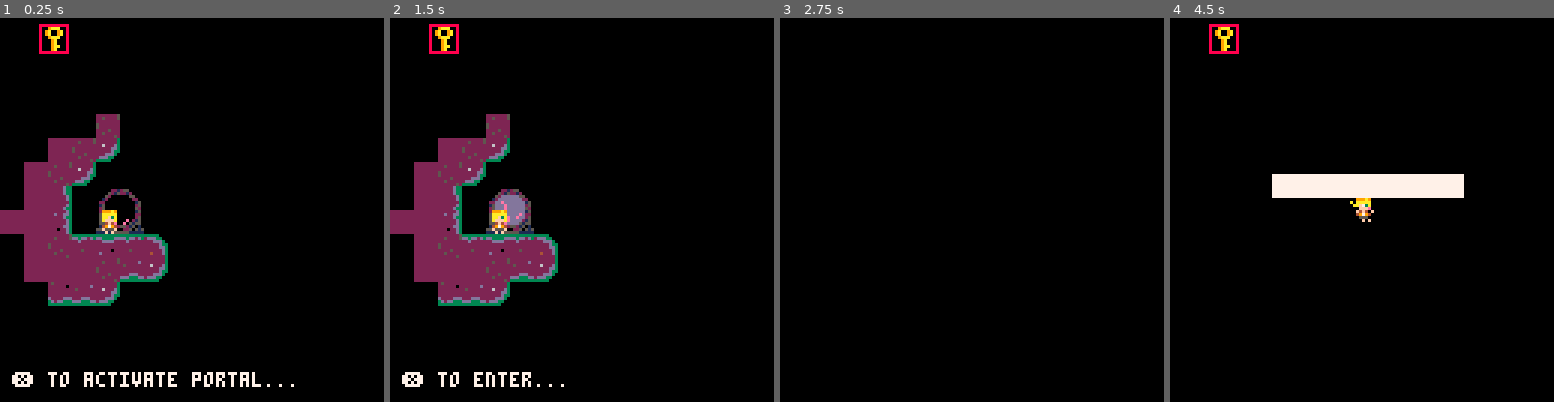
Above: before the commit, frames 1-4 (left to right).
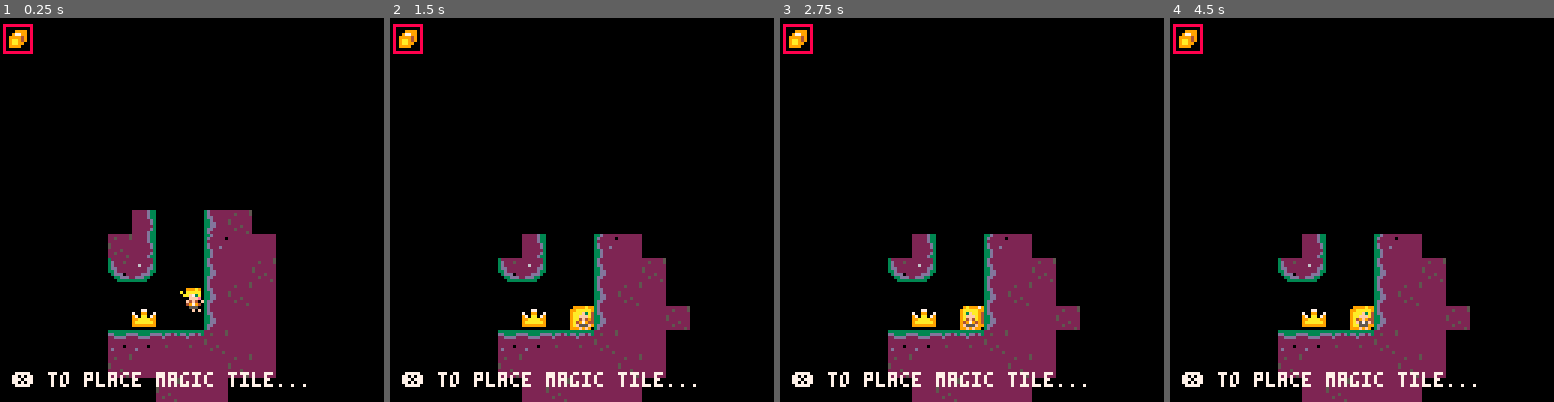
Above: after the commit, the same moments.

Repository: WilsonZheng0327/into-the-abyss
Game: PICO-8 cartridge depth.p8
The game is run twice, just before and just after one commit, with the same random seed, the same clock (stepped at 60 frames per second) and the same inputs.
Inputs:
- Up to frame 1 (0.25 s): no input
- Up to frame 2 (1.5 s): tap O (Z key) at 0.33, 0.7, 1.43 s; tap X (X key) at 1.07 s
- Up to frame 3 (2.75 s): hold Left 1.97-2.37 s; tap X (X key) at 2.07, 2.4, 2.73 s; tap O (Z key) at 2.22 s; hold Down from 2.42 s (still down)
- Up to frame 4 (4.5 s): release Down at 2.82 s; hold Right 2.87-3.53 s; tap X (X key) every 0.33 s from 3.07 to 4.4 s; tap O (Z key) at 3.1, 3.98 s; hold Up 3.58-4.08 s; hold Right from 4.13 s (still down)

The runs differ from the first frame. In frame 1, 24% of the frame differs, in the area x 0-80%, y 1-100%; in frame 2, 24%; in frame 3, 15%; in frame 4, 18%.

Commit message:
crown done

Diff:
--- a/collision.lua
+++ b/collision.lua
@@ -58,9 +58,10 @@
         if collide_object(player, object) then
             if object == magic_tile_item and not player.tile_available then
                 player.tile_available=true
-            end
-            if object == key_item and not player.has_layer2_key then
+            elseif object == key_item and not player.has_layer2_key then
                 player.has_layer2_key=true
+            elseif object == crown_item and not player.has_crown then
+                player.has_crown=true
             end
         end
     end
--- a/depth.p8
+++ b/depth.p8
@@ -15,13 +15,13 @@
 000000007777777700f555f0000555000f055500000555000f055500000555000f0555f000055500000000000000000000000000000000000000000000000000
 0000000077777777000f0f00000f0f0000f00f00000ff00000f00f00000ff00000f00f000000f0f0000000000000000000000000000000000000000000000000
 0000000088888888000000000009900000000000000990008880088809977779009aaa0000000000000000000000000000000000000000000000000000000000
-000000008888888800000000009779000009990000977900800000089999999909a009a000000000000000000000000000000000000000000000000000000000
-000000008888888800099990097799900099799009997790800000089aaaaa9409a009a000077000000000000000000000000000000000000000000000000000
-00000000888888880097799009999a900999779009499990000000009aaaaa94009aaa0070099007000000000000000000000000000000000000000000000000
-0000000088888888099994900949aa9009a999990949aa90000000009aaaaa940009a000970aa079000000000000000000000000000000000000000000000000
-000000008888888809aa94900949a90009a944990099aa90800000089aaaaa940009a00099aaaa99000000000000000000000000000000000000000000000000
-000000008888888809aa9900009990000099449000099900800000089aaaaa990009aa009aaaaaa9000000000000000000000000000000000000000000000000
-00000000888888880999900000000000000999900000000088800888999999900009a00099999999000000000000000000000000000000000000000000000000
+000000008888888800000000009779000009990000977900800000089999999909a009a000077000000000000000000000000000000000000000000000000000
+000000008888888800099990097799900099799009997790800000089aaaaa9409a009a070099007000000000000000000000000000000000000000000000000
+00000000888888880097799009999a900999779009499990000000009aaaaa94009aaa00970aa079000000000000000000000000000000000000000000000000
+0000000088888888099994900949aa9009a999990949aa90000000009aaaaa940009a00099aaaa99000000000000000000000000000000000000000000000000
+000000008888888809aa94900949a90009a944990099aa90800000089aaaaa940009a0009aaaaaa9000000000000000000000000000000000000000000000000
+000000008888888809aa9900009990000099449000099900800000089aaaaa990009aa0099999999000000000000000000000000000000000000000000000000
+00000000888888880999900000000000000999900000000088800888999999900009a00000000000000000000000000000000000000000000000000000000000
 00000000000000000000000000000000000000000000000000000000000000000000000000000000000000000000000000000000000000000000000000000000
 00000221255000000000022125500000000000000000000000000000000000000000000000000000000000000000000000000000000000000000000000000000
 00005215221200000000521522120000000000000000000000000000000000000000000000000000000000000000000000000000000000000000000000000000
--- a/magic_tile.lua
+++ b/magic_tile.lua
@@ -37,6 +37,7 @@
 
 function magic_tile_update()
     if player.tile_available and btnp(❎) then
+        if not player.holding_tile and (player.jumping or player.falling) and not player.has_crown then return end
         -- reset magic cursor location to player
         if not player.holding_tile then
             magic_cursor.x=player.x-(player.x%8)
--- a/main.lua
+++ b/main.lua
@@ -3,9 +3,8 @@
 
     player = {
         sp = 2,
-        -- x = 32,
-        -- y = 8,
-        x=4*8,y=26*8,
+        x=32, y=8,
+        x=57*8,y=27*8,
         w=8,
         h=8,
         flp=false, --flipped
@@ -21,9 +20,10 @@
         falling=false,
         landed=false,
         vision_radius=32,
-        tile_available=false,
+        tile_available=true,
         holding_tile=false,
-        has_layer2_key=true,
+        has_crown=false,
+        has_layer2_key=false,
         portal_opened=false,
         on_portal=false,
 
@@ -67,6 +67,17 @@
         y=0,
     }
 
+    -- collectable crown to unlock magic tile placement while jumping
+    crown_item = {
+        sp=25,
+        x=55*8,
+        y=30*8,
+        w=6,
+        h=6,
+    }
+    original_map[crown_item.x/8][crown_item.y/8] = crown_item.sp
+    add(game_objects, crown_item)
+
     -- collectable key item for layer 3
     key_item = {
         sp=24,
@@ -77,6 +88,7 @@
     }
     original_map[key_item.x/8][key_item.y/8] = key_item.sp
     add(game_objects, key_item)
+
 
     gravity = 0.7
     friction = 0.1
@@ -126,7 +138,8 @@
     if not player.on_portal then
         magic_tile_update()
     end
-    key_item_update()
+    item_update(key_item, player.has_layer2_key)
+    item_update(crown_item, player.has_crown)
 
     cam_x=player.x-64+(player.w/2)
     cam_y=player.y-64+(player.h/2)
@@ -169,11 +182,18 @@
         end
     end
 
+    spr(crown_item.sp,crown_item.x,crown_item.y,1,1)
+    if player.has_crown then
+        --indicator for having crown
+        rect(cam_x+13,cam_y+2,cam_x+22,cam_y+11, 8)
+        spr(25,cam_x+14,cam_y+3,1,1)
+    end
+
     spr(key_item.sp,key_item.x,key_item.y,1,1)
     if player.has_layer2_key then
         --indicator for having layer 2 key
-        rect(cam_x+13,cam_y+2,cam_x+22,cam_y+11, 8)
-        spr(24,cam_x+14,cam_y+3,1,1)
+        rect(cam_x+25,cam_y+2,cam_x+34,cam_y+11, 8)
+        spr(24,cam_x+26,cam_y+3,1,1)
     end
 
     if player.dead then die() end
@@ -189,16 +209,16 @@
 
 end
 
-function key_item_update()
-    if player.has_layer2_key then
-        key_item.sp=16
-        original_map[key_item.x/8][key_item.y/8] = key_item.sp
+function item_update(item, boolean)
+    if boolean then
+        item.sp=16
+        original_map[item.x/8][item.y/8] = item.sp
         return
     end;
 
-    local dist = sqrt((key_item.x-player.x)^2 + (key_item.y-player.y)^2)
+    local dist = sqrt((item.x-player.x)^2 + (item.y-player.y)^2)
 
     if dist > player.vision_radius then
-        key_item.sp=16
-    end
-end
+        item.sp=16
+    end
+end
